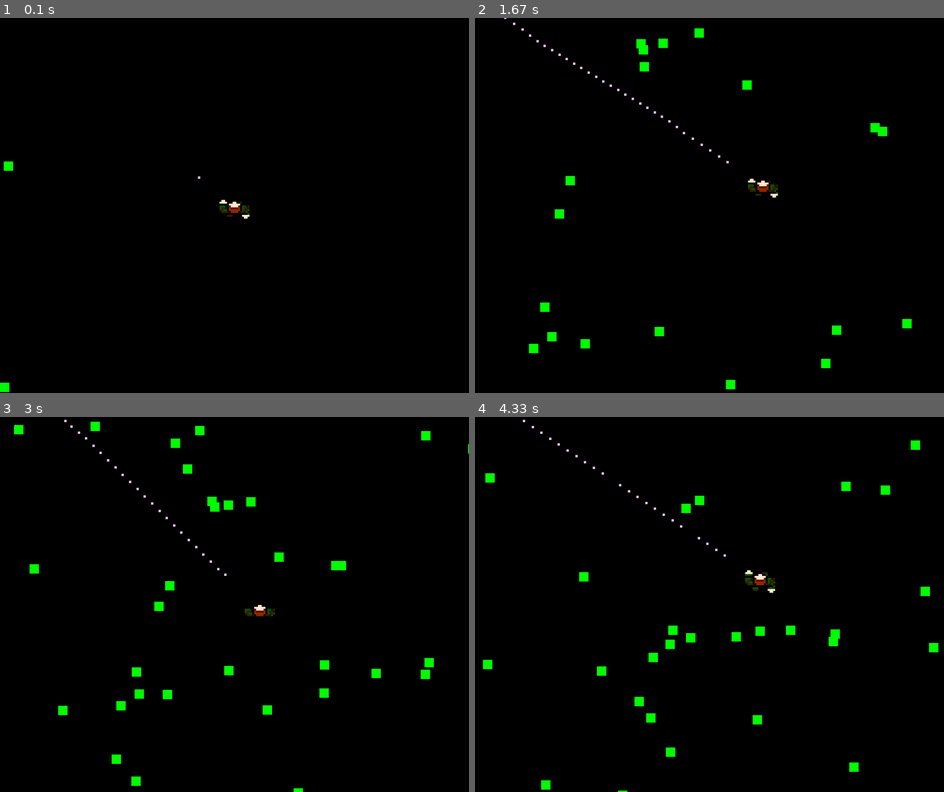
Above: before the commit, frames 1-4 (two rows, left to right).
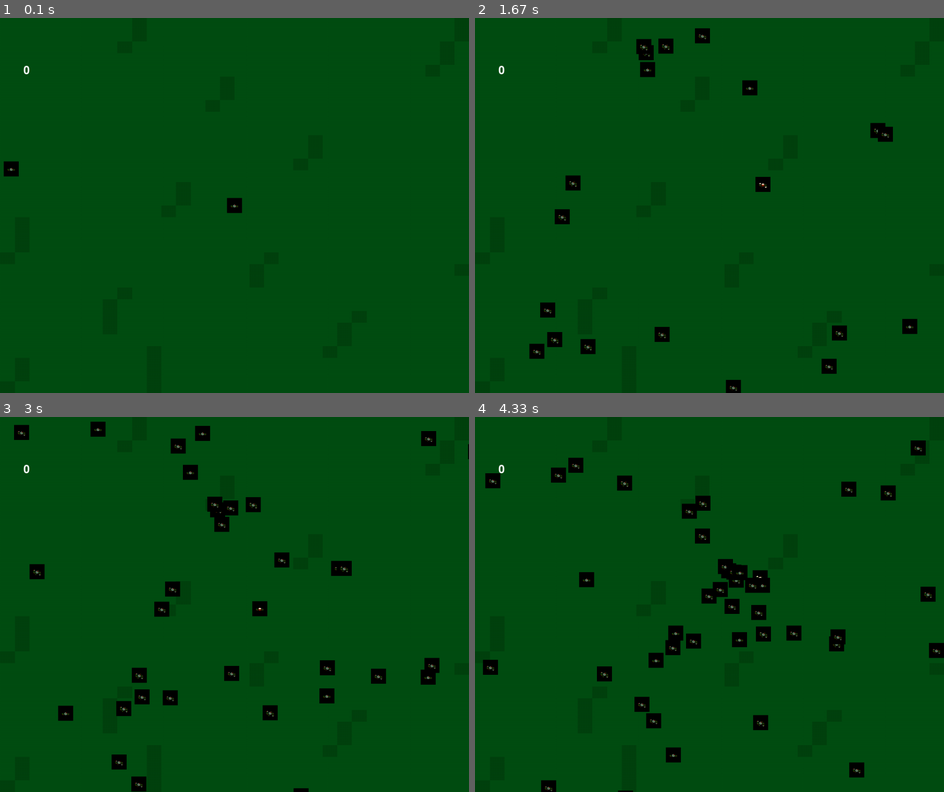
Above: after the commit, the same moments.

Repository: NotMrW/pygamesixtynine
Game: pygame game, started from main.py
Same seed, same stepped clock (60 frames per second), same inputs: the game is played once before the commit and once after it.
Inputs:
- Up to frame 1 (0.1 s): no input
- Up to frame 2 (1.67 s): tap S at 0.33 s; hold Right 0.67-1.13 s; hold Up 1.17-1.47 s; hold Right from 1.5 s (still down)
- Up to frame 3 (3 s): release Right at 1.97 s; hold Left 2-2.53 s; hold Down 2.57-2.87 s; hold Left from 2.9 s (still down)
- Up to frame 4 (4.33 s): release Left at 3.3 s; hold Up 3.33-3.7 s; hold Right from 3.73 s (still down)

The runs differ from the first frame. In frame 1, 100% of the frame differs, in the area x 0-100%, y 0-100%; in frame 2, 99%; in frame 3, 98%; in frame 4, 97%.

Commit message:
added several things, including background and some sprites.

Diff:
--- a/enemy.py
+++ b/enemy.py
@@ -10,6 +10,7 @@
     def __init__(self, game):
         """Initialize da Enemies"""
         super().__init__()
+        self.game = game
         self.settings = game.settings
         spawn = random.choice(['top', 'bottom', 'left', 'right'])
         if spawn == 'top':
@@ -25,8 +26,14 @@
             self.x = self.settings.screen_WIDTH
             self.y = random.randint(0, self.settings.screen_HEIGHT)
 
-        self.color = (0, 255, 0)
-        self.rect = pygame.Rect(self.x, self.y, 20, 20)  # Corrected to pygame.Rect
+        self.spritesheet = SpriteSheet("sprites\zombWalk.png")
+        self.sprites = self.spritesheet.get_images(0,0,32,32,8)
+        self.image = self.sprites[0]
+
+        self.rect = self.image.get_rect()
+        self.rect.center = game.rect.center
+
+        self.frame = 0
 
     def update(self, player):
         """Update the Enemies"""
@@ -46,6 +53,10 @@
 
             self.rect.topleft = (self.x, self.y)
 
+        if self.game.frame_count % 15 == 0:
+            self.frame = (self.frame+1)% len(self.sprites)
+        self.image = self.sprites[self.frame]
+
     def draw(self, game):
         """Draw them little shits"""
-        pygame.draw.rect(game.screen, self.color, self.rect)
+        game.screen.blit(self.image, self.rect.topleft)
--- a/main.py
+++ b/main.py
@@ -19,30 +19,27 @@
         self.screen = pygame.display.set_mode((self.settings.screen_WIDTH, self.settings.screen_HEIGHT)) #set the screen up
         self.rect = self.screen.get_rect() #get that rect
         pygame.display.set_caption("Try me") #name game window
-        self.running = True #I guess we can have a loop for the gaem...dwa
 
         self.player = Player(self) #initialize player
-        self.settings =  Settings() #initialize player's settings
-        #We have to initialize the directions, I guess...
-        self.moving_up = False
-        self.moving_down = False
-        self.moving_right = False
-        self.moving_left = False
+
         self.bullets = pygame.sprite.Group() #stuff the bulltes in one, plural group
         self.enemies = pygame.sprite.Group() #Get the little shits into a plural group
+        self.enemy_number = 0
 
+        self.wave_number = 1
+        self.spawn_counter = 0
+        self.level_threshold = self.wave_number * 100
 
+        self.score = 0
+        pygame.font.init()
+        self.font = pygame.font.Font(None, 36) #get a font for the score
+        self.score_surface = self.font.render(str(self.score), True, (255, 255, 255)) #render the score as a surface
+
+        self.running = True #I guess we can have a loop for the gaem...dwa
 
     def draw(self,game):
         """Draw da Gaem"""
         pygame.draw.rect(game.screen, self.color, self.rect)
-
-
-
-
-
-        #img = pygame.image.load("your_image.png/jpg") #load the image for the icon onto variable
-        #pygame.display.set_icon(img) #set the image variable for the window icon
 
     def run(self):
         """"Da function to run da gaem"""
@@ -61,6 +58,7 @@
                         self.player.moving_up = True
                     if event.key == pygame.K_s or event.key == pygame.K_DOWN:
                         self.player.moving_down = True
+
                 if event.type == pygame.KEYUP:
                     if event.key == pygame.K_a or event.key == pygame.K_LEFT:
                         self.player.moving_left = False
@@ -72,11 +70,20 @@
                         self.player.moving_down = False
 
 
+            bg_image = pygame.image.load('sprites\grasstile.png')
+            bg_image = pygame.transform.scale(bg_image, (self.settings.screen_WIDTH, self.settings.screen_HEIGHT))
+            game.screen.blit(bg_image, (0, 0))
+            game.screen.blit(self.score_surface, (50,100))
 
-            collisions = pygame.sprite.spritecollide(self.player, self.enemies, True) #Player/Little_shit collisions
-            collisions = pygame.sprite.groupcollide(self.bullets, self.enemies, True, True) #Bullet/Little_shit collisions
-            game.screen.fill('black') #fill the screen with racism
-            bullet = Bullet(self) #stuff the bullet into a variable
+            #collisions = pygame.sprite.spritecollide(self.player, self.enemies, True) #Player/Little_shit collisions
+            killenemy_collisions = pygame.sprite.groupcollide(self.bullets, self.enemies, True, True) #Bullet/Little_shit collisions
+
+            if killenemy_collisions:
+                self.score += 1
+                self.score_surface = self.font.render(str(self.score), True, (255, 255, 255))
+                self.enemy_number -=1
+
+            """bullet = Bullet(self) #stuff the bullet into a variable
             self.bullets.add(bullet) #stuff the bullet variable into a plural list
             for bullet in self.bullets: #check dem bullets
                 if bullet.rect.left > self.settings.screen_WIDTH or bullet.rect.right < 0: #kill the bullets if they go off-screen
@@ -84,22 +91,26 @@
                 if bullet.rect.top > self.settings.screen_HEIGHT or bullet.rect.bottom < 0: #kill the bullets if they go off-screen, twice
                     bullet.kill() #KILL THEM ALL
                 bullet.draw(self) #Draw moar bullet
-                bullet.update() #Updates them there bullets
+                bullet.update() #Updates them there bullets"""
+
             enemy = Enemy(self) #just stuff the enemies into a single variable, this is beyond explaination
 
-            if random.random() >.8: #Oh, we have GAMBLING?! RANDOMIZATION?!
+
+
+            self.player.update()
+            self.player.draw(self) #draw the player
+            if random.random() >.8 and self.enemy_number < self.level_threshold: #Oh, we have GAMBLING?! RANDOMIZATION?!
                 self.enemies.add(enemy) #spawn the cannon fodder
+                self.enemy_number +=1
             for enemy in self.enemies: #Gotta check the WHOLE DAMN LIST OF ENEMIES
                 #if random.random() < self.settings.ENEMY_FLASH_RATE: #Hmm...
                 enemy.draw(self) #OH, that makes more sense in terms of "flash_rate"
                 enemy.update(self.player) #draw those little shits
-            self.player.update()
-            print(self.player)
-            self.player.draw(self) #draw the player
             pygame.display.flip() #flippity flip; We actually don't know what this does #Google what it does instead of writing a useless comment.
+
             self.clock.tick(self.settings.FPS) #initalizes frame rate
             self.frame_count += 1
-
+            print(self.enemy_number)
 
 game = Game() #Define gaem as Gaem
 game.run() #Run dat shit
--- a/player.py
+++ b/player.py
@@ -45,6 +45,8 @@
         self.image = self.sprites[self.frame]
         if self.moving_down == True:
             self.rect.y += self.settings.player_SPEED
+            backwards_image = pygame.transform.rotate(self.image, 180)
+            self.game.screen.blit(backwards_image, self.rect.topleft)
         if self.moving_left == True:
             self.rect.x -= self.settings.player_SPEED
         if self.moving_up == True:
--- a/settings.py
+++ b/settings.py
@@ -17,4 +17,4 @@
         self.ENEMY_FLASH_RATE = .01 #flashy flashy
 
         #more sorting? Ugh
-        self.SCALE_FACTOR = 4 #Scale multiplier
+        self.SCALE_FACTOR = 1 #Scale multiplier
